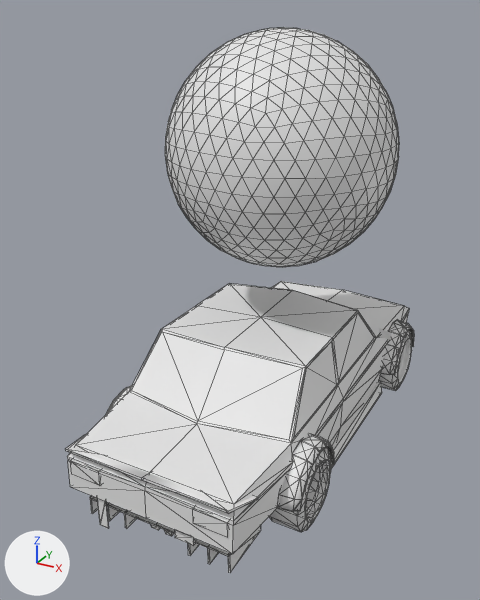
One commit to the OBJ model res/TestGameContent/Meshes/coupe.obj: the scene before it, then after it.
Camera for both pictures: a 50 mm camera at (2.49, -5.26, 3.9) aimed at (-0.18, -0.41, 1.47). Every picture has the same lights, and +X, +Y and +Z are marked at lower left. Mesh edges are drawn as thin lines on the coarser meshes. Where no turn or scale is listed for an object, it has been applied to the vertices.

In view in the first picture: 'Cube.001', 'Cube.004_Cube.008', 'Cube.006_Cube.009', 'Cube.022_Cube.000', 'Cylinder.004_Cylinder.001', 'Cylinder.009_Cylinder.015', 'Cylinder.010_Cylinder.016', 'Cylinder.017_Cylinder.023', 'Icosphere'.
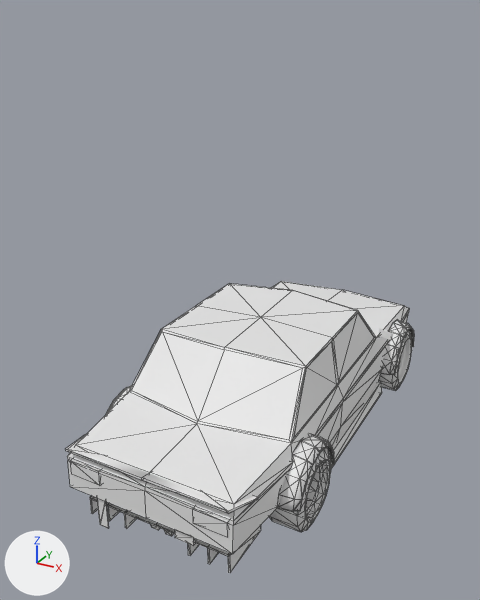
What changed in the scene script:
```text
Remove ob_icosphere:
    ob_icosphere = bpy.data.objects.new('Icosphere', me_icosphere)
    ob_icosphere.location = (0.0, 0.0, 0.0)
```

Boxes (x1, y1, x2, y2) around the edits, measured in the pictures (480 x 600 px):
'Icosphere', deleted: before (165, 27, 399, 267)
